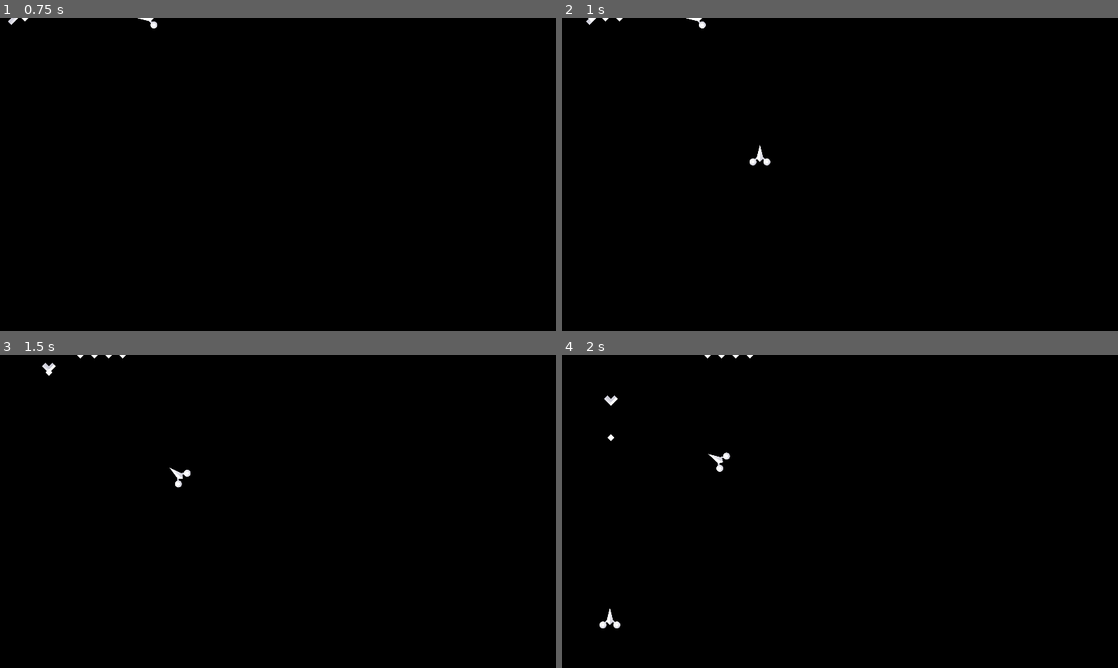
Above: before the commit, frames 1-4 (two rows, left to right).
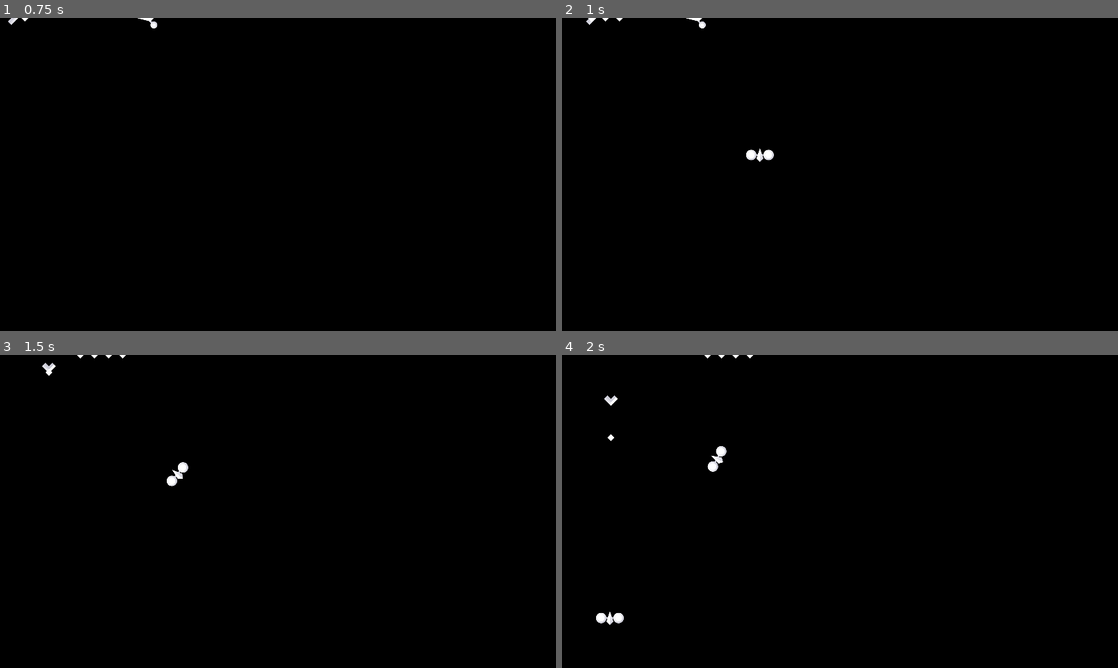
Above: after the commit, the same moments.

Repository: wdfeer/spaceshooter
Game: Godot game, scene res://src/game.tscn
Two runs of this game, one before a commit and one after it. Both use one fixed random seed, a clock stepped at 60 frames per second and the inputs below.
Inputs (mouse positions are in pixels of both pictures, inside the frame that each line leads up to):
- Up to frame 1 (0.75 s): move the mouse to (400, 158) at 0.52 s; press the mouse at (400, 158) at 0.53 s; hold D (right) from 0.53 s (still down)
- Up to frame 2 (1 s): keep holding D (right)
- Up to frame 3 (1.5 s): move the mouse to (166, 527) at 1.27 s; release D (right) at 1.28 s; release the mouse at (166, 527) at 1.28 s; hold S (down) from 1.28 s (still down); click (166, 527) at 1.35 s
- Up to frame 4 (2 s): keep holding S (down)

Frame 1 is identical in both runs. In frame 2, 0.2% of the frame differs, in the area x 33-39%, y 40-48%; in frame 3, 0.2%; in frame 4, 0.3%, in the area x 6-31%, y 29-88%.

Commit message:
Enemy variants

Diff:
--- a/src/enemy.gd
+++ b/src/enemy.gd
@@ -1,5 +1,14 @@
 class_name Enemy
 extends Area2D
+
+func _ready() -> void:
+	var shapes = get_children().filter(func(x): return (x as Node).name.begins_with("Shape"))
+	for s in shapes:
+		(s as Node2D).disabled = true
+		(s as Node2D).visible = false
+	var active_shape: Node2D = shapes.pick_random()
+	active_shape.disabled = false
+	active_shape.visible = true
 
 const SPEED = 250.0
 var velocity: Vector2 = Vector2.ZERO
--- a/src/enemy.tscn
+++ b/src/enemy.tscn
@@ -1,15 +1,47 @@
-[gd_scene load_steps=3 format=3 uid="uid://bigt7lnwxekpp"]
+[gd_scene load_steps=7 format=3 uid="uid://bigt7lnwxekpp"]
 
 [ext_resource type="Script" path="res://src/enemy.gd" id="1_f50iw"]
 [ext_resource type="Texture2D" uid="uid://bbb6a133jwp6n" path="res://assets/kenney_simple_space/enemy_A.png" id="1_h06jl"]
+[ext_resource type="Texture2D" uid="uid://3omhno0f1eex" path="res://assets/kenney_simple_space/enemy_B.png" id="3_semax"]
+[ext_resource type="Texture2D" uid="uid://f650r83wlvfl" path="res://assets/kenney_simple_space/enemy_C.png" id="4_qg52i"]
+[ext_resource type="Texture2D" uid="uid://bhhan1lvjanvq" path="res://assets/kenney_simple_space/enemy_D.png" id="5_w7aop"]
+[ext_resource type="Texture2D" uid="uid://cd2ssdg6dmj8" path="res://assets/kenney_simple_space/enemy_E.png" id="6_xxddq"]
 
 [node name="Enemy" type="Area2D"]
 script = ExtResource("1_f50iw")
 
-[node name="CollisionPolygon2D" type="CollisionPolygon2D" parent="."]
+[node name="Shape1" type="CollisionPolygon2D" parent="."]
+visible = false
 polygon = PackedVector2Array(-48, 32, -40, 16, -24, 16, -16, 8, 0, -48, 16, 8, 24, 16, 40, 16, 48, 32, 40, 48, 24, 48, 16, 32, 16, 24, 0, 32, -16, 24, -16, 32, -24, 48, -40, 48)
 
-[node name="Sprite2D" type="Sprite2D" parent="CollisionPolygon2D"]
+[node name="Sprite2D" type="Sprite2D" parent="Shape1"]
 texture = ExtResource("1_h06jl")
 
+[node name="Shape2" type="CollisionPolygon2D" parent="."]
+visible = false
+polygon = PackedVector2Array(-48, 0, -40, -16, -24, -16, -16, -8, -8, -8, 0, -48, 8, -8, 16, -8, 24, -16, 40, -16, 48, 0, 40, 16, 24, 16, 16, 8, 8, 8, 16, 32, 0, 48, -16, 32, -8, 8, -16, 8, -24, 16, -40, 16)
+
+[node name="Sprite2D" type="Sprite2D" parent="Shape2"]
+texture = ExtResource("3_semax")
+
+[node name="Shape3" type="CollisionPolygon2D" parent="."]
+visible = false
+polygon = PackedVector2Array(-64, 0, -48, -24, -32, -24, -16, -8, -8, -8, 0, -32, 8, -8, 16, -8, 32, -24, 48, -24, 64, 0, 48, 24, 32, 24, 16, 8, 8, 8, 16, 16, 0, 32, -16, 16, -8, 8, -16, 8, -32, 24, -48, 24)
+
+[node name="Sprite2D" type="Sprite2D" parent="Shape3"]
+texture = ExtResource("4_qg52i")
+
+[node name="Shape4" type="CollisionPolygon2D" parent="."]
+visible = false
+polygon = PackedVector2Array(-48, 32, -40, 48, -24, 48, -16, 32, -8, 24, 0, 32, 8, 24, 16, 32, 24, 48, 40, 48, 48, 32, 40, 16, 24, 16, 16, 8, 16, -8, 24, -16, 40, -16, 48, -32, 40, -48, 24, -48, 16, -32, 16, -24, 8, -16, 0, -48, -8, -16, -16, -24, -16, -32, -24, -48, -40, -48, -48, -32, -40, -16, -24, -16, -16, -8, -16, 8, -24, 16, -40, 16)
+
+[node name="Sprite2D" type="Sprite2D" parent="Shape4"]
+texture = ExtResource("5_w7aop")
+
+[node name="Shape5" type="CollisionPolygon2D" parent="."]
+polygon = PackedVector2Array(-48, -40, -32, -48, -16, -40, -16, -24, -8, -24, 0, -32, 8, -24, 16, -24, 16, -40, 32, -48, 48, -40, 48, -24, 32, -16, 24, -16, 24, -8, 32, 0, 24, 8, 24, 16, 32, 16, 48, 24, 48, 40, 32, 48, 16, 40, 16, 24, 8, 24, 0, 32, -8, 24, -16, 24, -16, 40, -32, 48, -48, 40, -48, 24, -32, 16, -24, 16, -24, 8, -32, 0, -24, -8, -24, -16, -32, -16, -48, -24)
+
+[node name="Sprite2D" type="Sprite2D" parent="Shape5"]
+texture = ExtResource("6_xxddq")
+
 [connection signal="area_entered" from="." to="." method="_on_area_entered"]
